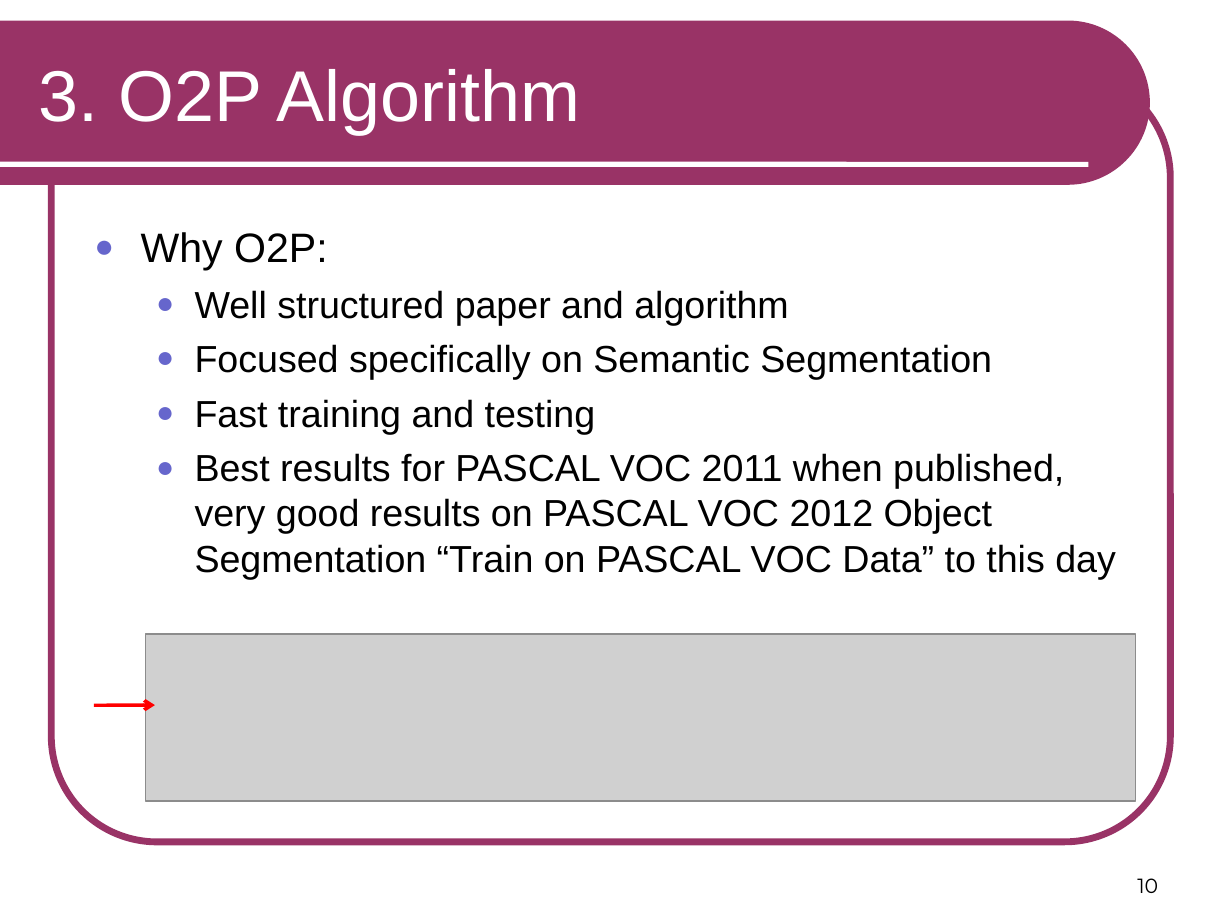
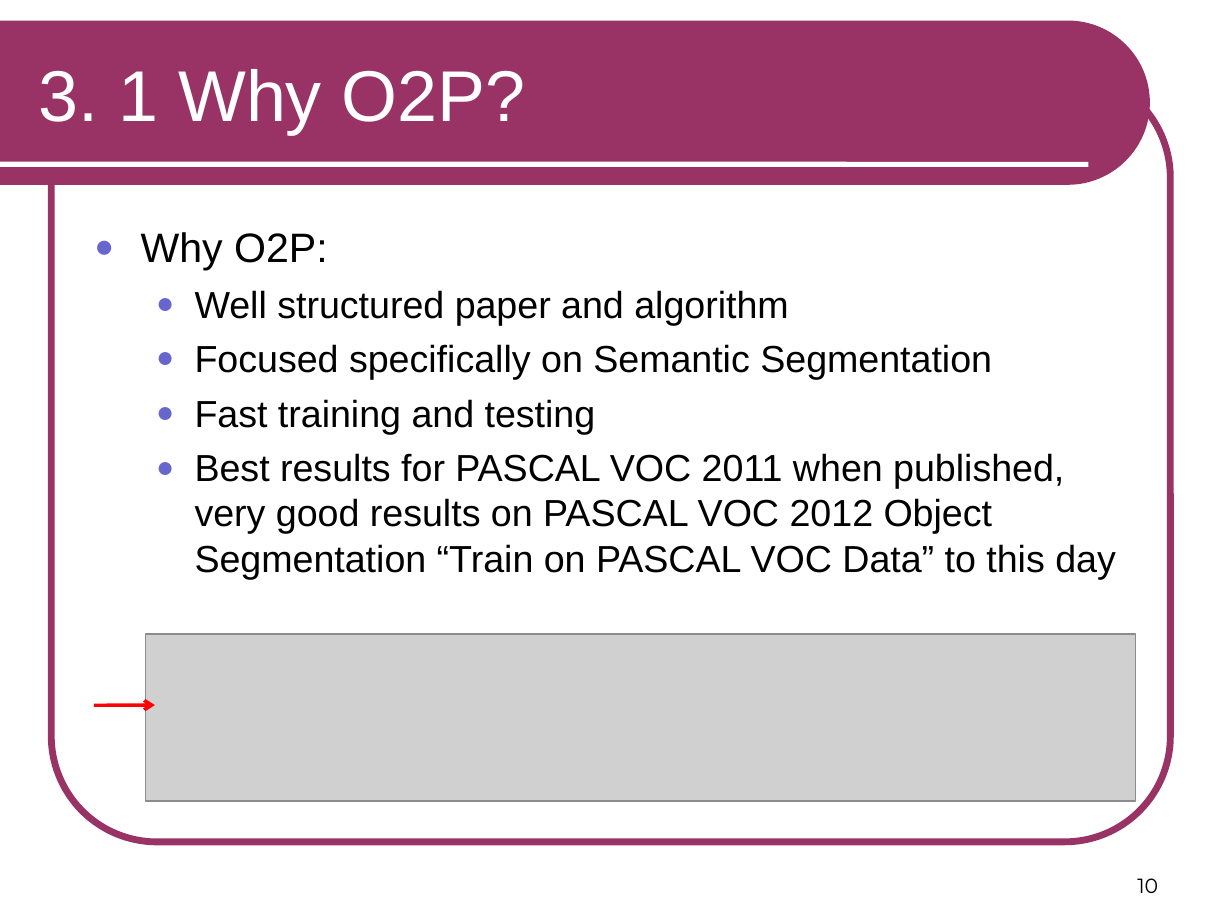
Before and after one commit to RSIP/SSI-SemanticSegmentation, a slide deck: slide 10 of template_slides.ppt. Drawn at 1232x924 pixels with LibreOffice and Linux fonts; fonts in the diff are those of the drawing; grey boxes stand for pictures. Boxes give left, top, right and bottom in pixels: in the first picture for what was removed or moved away, otherwise in the second. Text is boxed around its words. In the diff, an @@ line names an element or a change of style, - is before the commit and + after.

```diff
--- a/template_slides.ppt
+++ b/template_slides.ppt
@@ title at (39,69,526,134): text changed @@
-3. O2P Algorithm
+3. 1 Why O2P?
```
Also in this commit, not shown: 9 other slides changed, 2 slides added, 1 slide removed.
